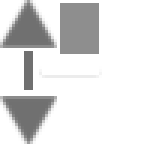
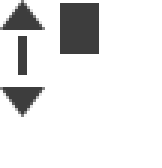
Layers edited between the first and the second 162 × 168 image:
added layer "scrollbar-bottom" above "scrollbar-top" over [0, 87, 45, 117]
added layer "scrollbar-top" above "scrollbar-handle" over [0, 0, 45, 30]
renamed "Rectangle 2" to "scrollbar-handle", painted on it over [60, 3, 99, 54]
removed layer "Layer 2" over [0, 96, 57, 144]
removed layer "Layer 1" over [0, 0, 57, 48]
renamed "Rectangle 1" to "scrollbar-line", painted on it over [18, 36, 33, 90]
removed layer "Polygon 1" over [36, 18, 102, 78]
